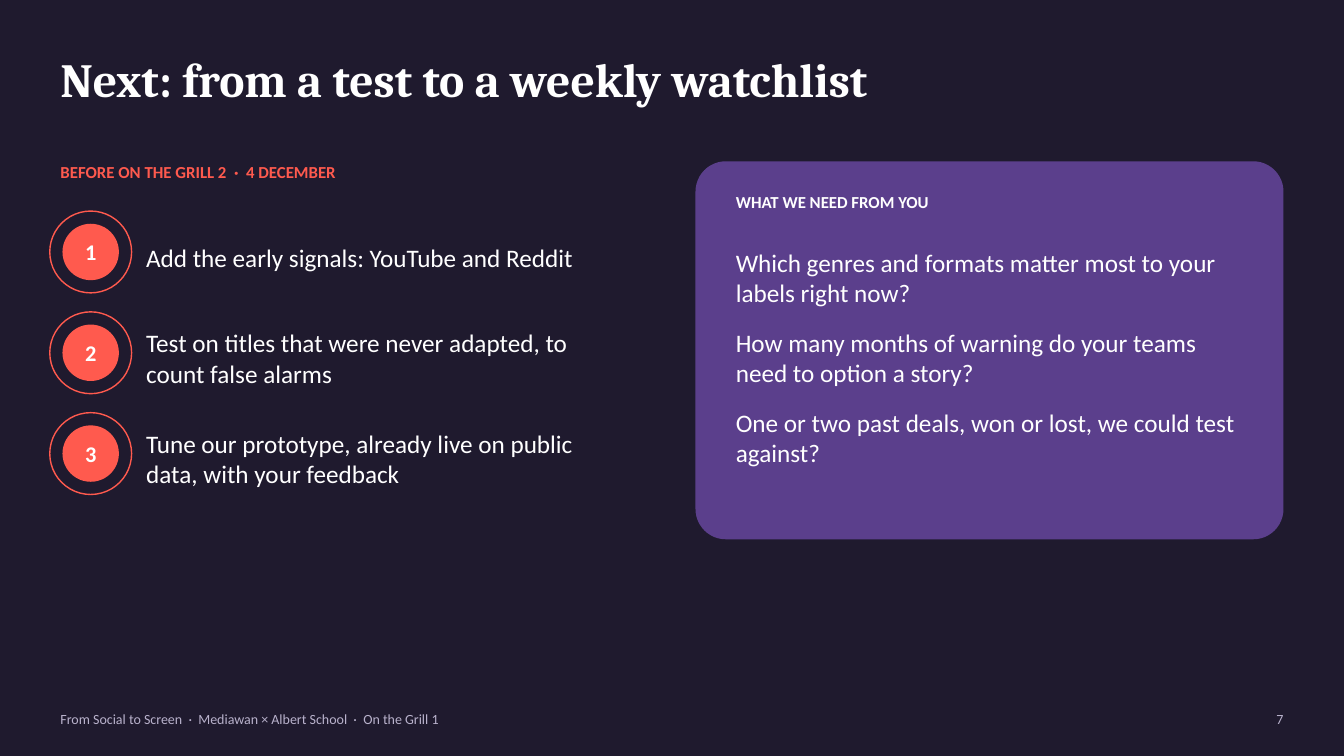
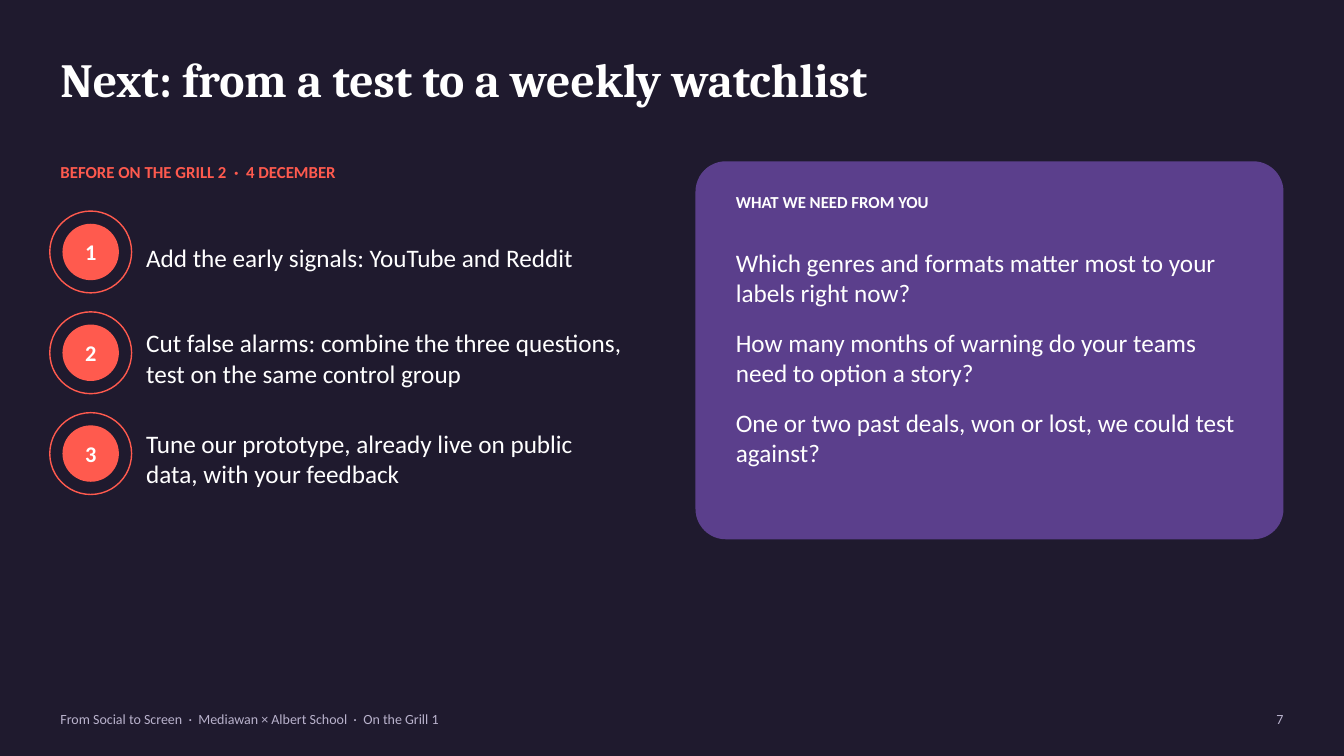
Before and after one commit to glejeune30/mediawan-social-to-screen, a slide deck: slide 7 of presentation/OTG1_deck.pptx. Drawn at 1344x756 pixels with LibreOffice and Linux fonts; fonts in the diff are those of the drawing. Boxes give left, top, right and bottom in pixels: in the first picture for what was removed or moved away, otherwise in the second. Text is boxed around its words. In the diff, an @@ line names an element or a change of style, - is before the commit and + after.

```diff
--- a/presentation/OTG1_deck.pptx
+++ b/presentation/OTG1_deck.pptx
@@ text at [146,334,621,388]: text changed @@
-Test on titles that were never adapted, to count false alarms
+Cut false alarms: combine the three questions, test on the same control group
```
Also in this commit, not shown: 1 other slide changed, 16 other files.
